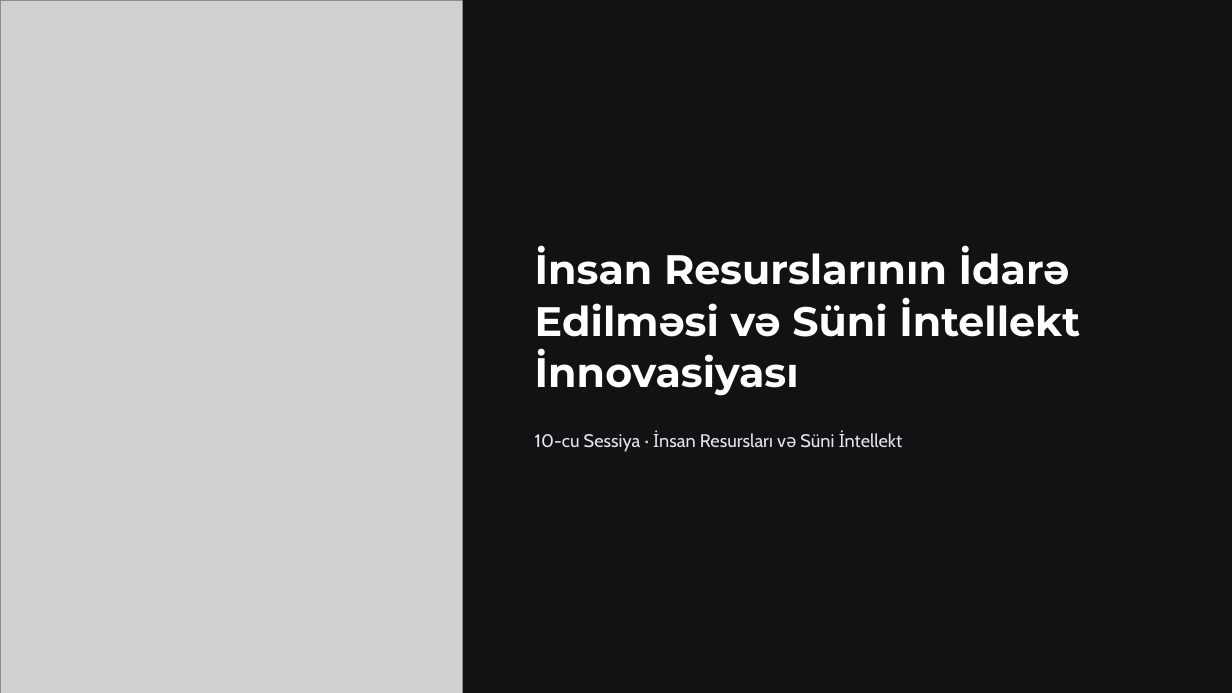
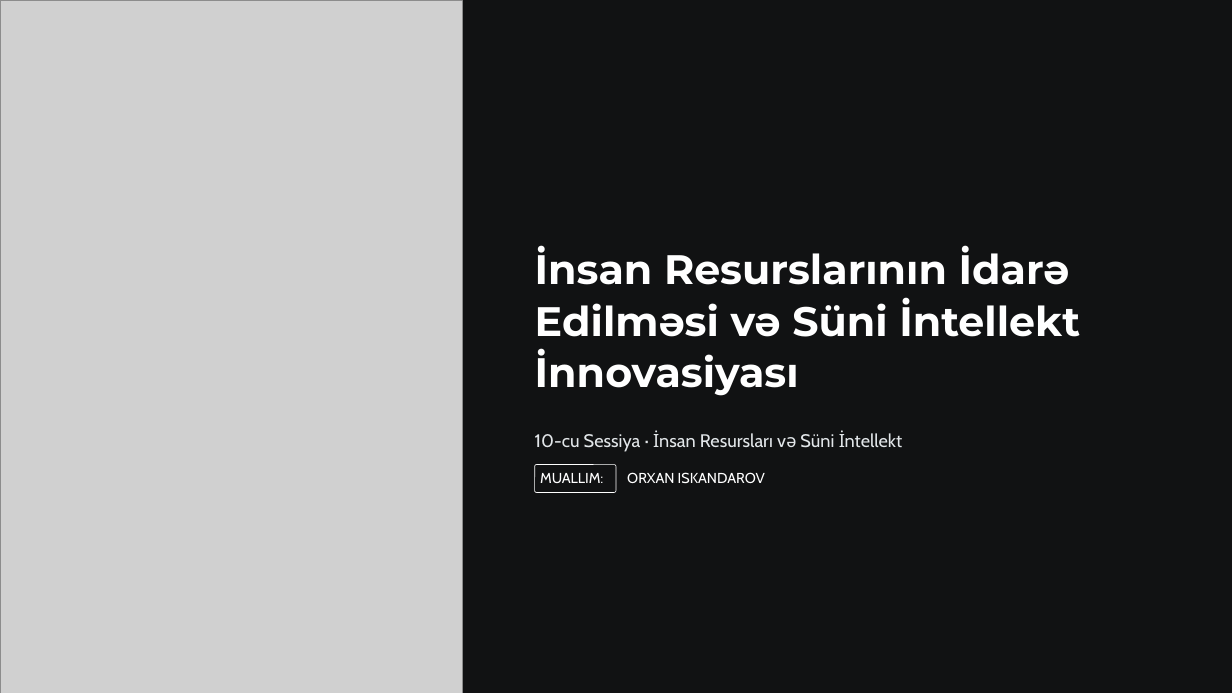
Before and after one commit to oiskenderov/ai-management-course, a slide deck: slide 1 of Seperated/Presentations/L10-Detail-Insan-Resurslarinin-Idare-Edilmesi-ve-Suni-Intellekt-Innovasiyasi.pptx. Drawn at 1232x693 pixels with LibreOffice and Linux fonts; fonts in the diff are those of the drawing; grey boxes stand for pictures. Boxes give left, top, right and bottom in pixels: in the first picture for what was removed or moved away, otherwise in the second. Text is boxed around its words. In the diff, an @@ line names an element or a change of style, - is before the commit and + after.

```diff
--- a/Seperated/Presentations/L10-Detail-Insan-Resurslarinin-Idare-Edilmesi-ve-Suni-Intellekt-Innovasiyasi.pptx
+++ b/Seperated/Presentations/L10-Detail-Insan-Resurslarinin-Idare-Edilmesi-ve-Suni-Intellekt-Innovasiyasi.pptx
@@ rounded rectangle added at [534,464,616,492], outline #FFFFFF 0.6 pt @@
@@ text added at [540,473,603,483], 13.5 pt, text #FFFFFF @@
+MUALLIM:
@@ text added at [627,472,765,484], 13.5 pt, text #FFFFFF @@
+ORXAN ISKANDAROV
```
Also in this commit, not shown: 2 other slides changed, 7 other files.
